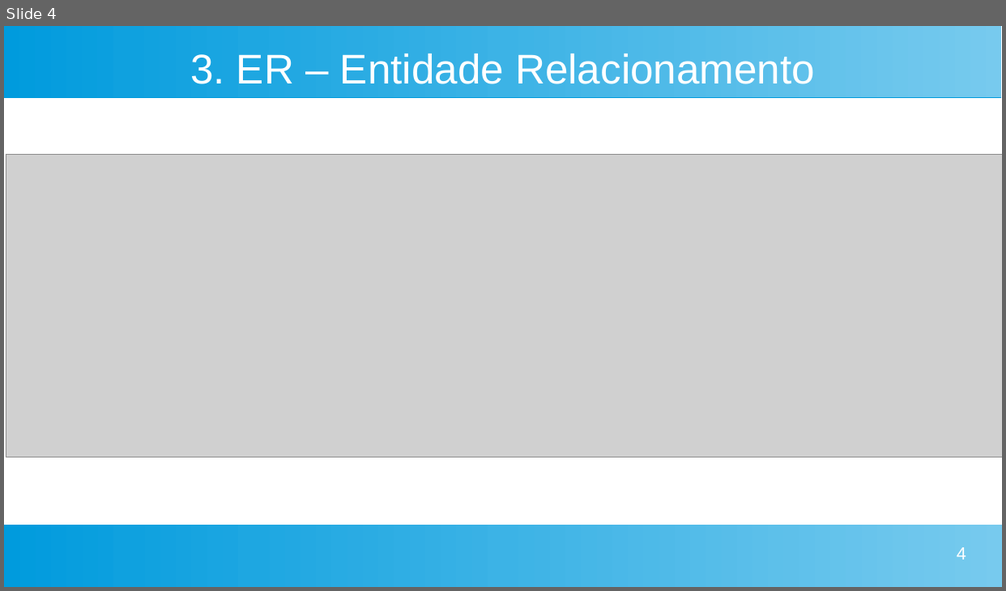
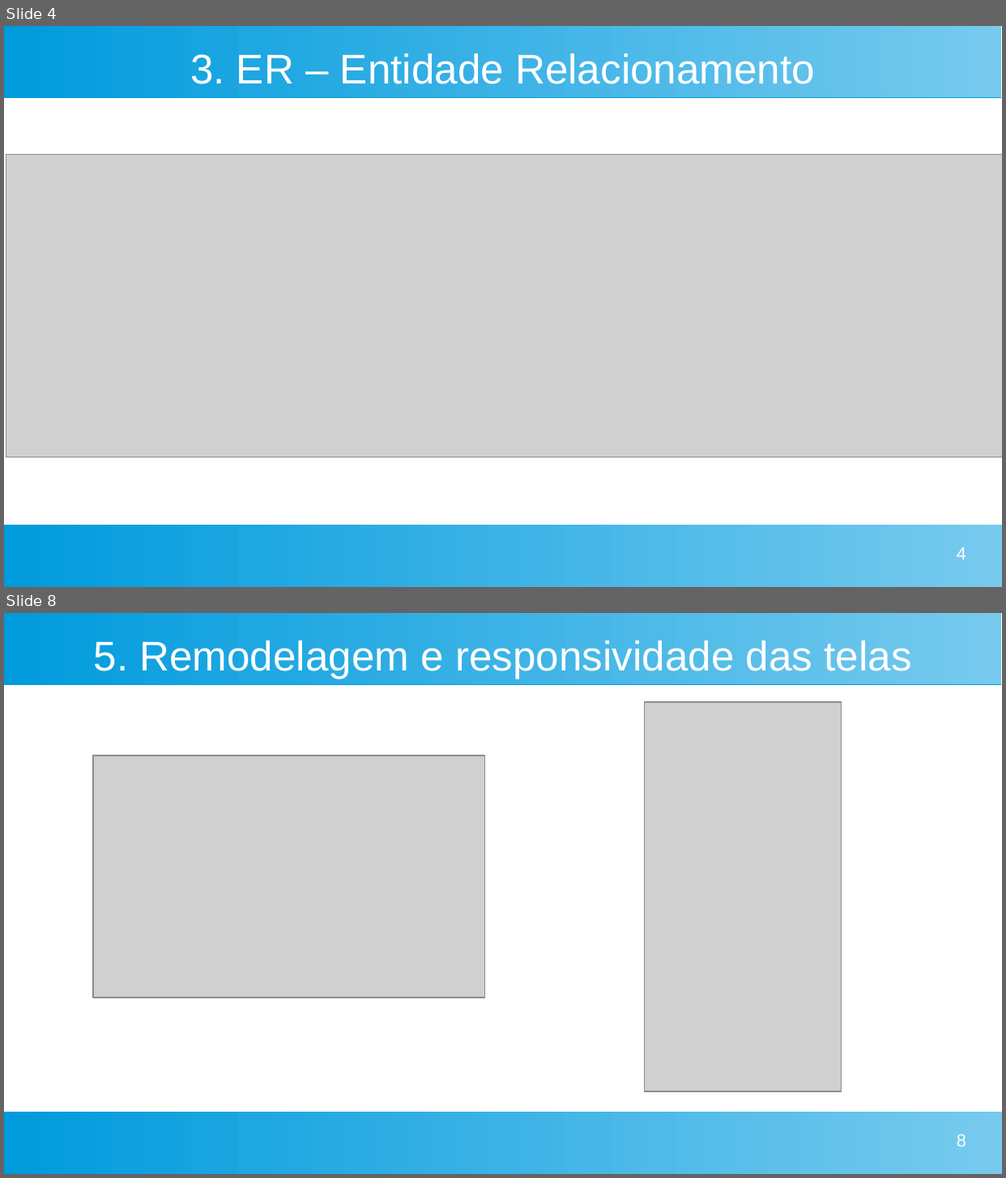
Before and after one commit to felipecabraldossantos/Projeto-Pr-ticas-Exntensionistas, a slide deck: Apresentação.odp. Shown one above the other, each under a label of ours: slide 4 before the commit, slides 4 and 8 after it; the slides between them are not shown. The pictures are 1006x591 and 1006x1178 pixels, drawn with LibreOffice and Linux fonts; fonts in the diff are those of the drawing; grey boxes stand for pictures. Boxes give left, top, right and bottom in pixels: in the first picture for what was removed or moved away, otherwise in the second. Text is boxed around its words. In the diff, an @@ line names an element or a change of style, - is before the commit and + after.

```diff
--- a/Apresentação.odp
+++ b/Apresentação.odp
@@ slide 8 added at box(4, 613, 1002, 1174), background #FFFFFF; not listed: 2 template elements that a slide beside it also shows @@
@@ title added at box(94, 641, 912, 679), 33 pt, text #FFFFFF @@
+5. Remodelagem e responsividade das telas
@@ picture added at box(644, 702, 842, 1091) @@
@@ picture added at box(93, 756, 485, 998) @@
@@ page number added at box(957, 1135, 966, 1147), 14 pt, text #FFFFFF @@
+8
```
Also in this commit, not shown: 4 slides changed, 5 other slides added, 4 other files.
